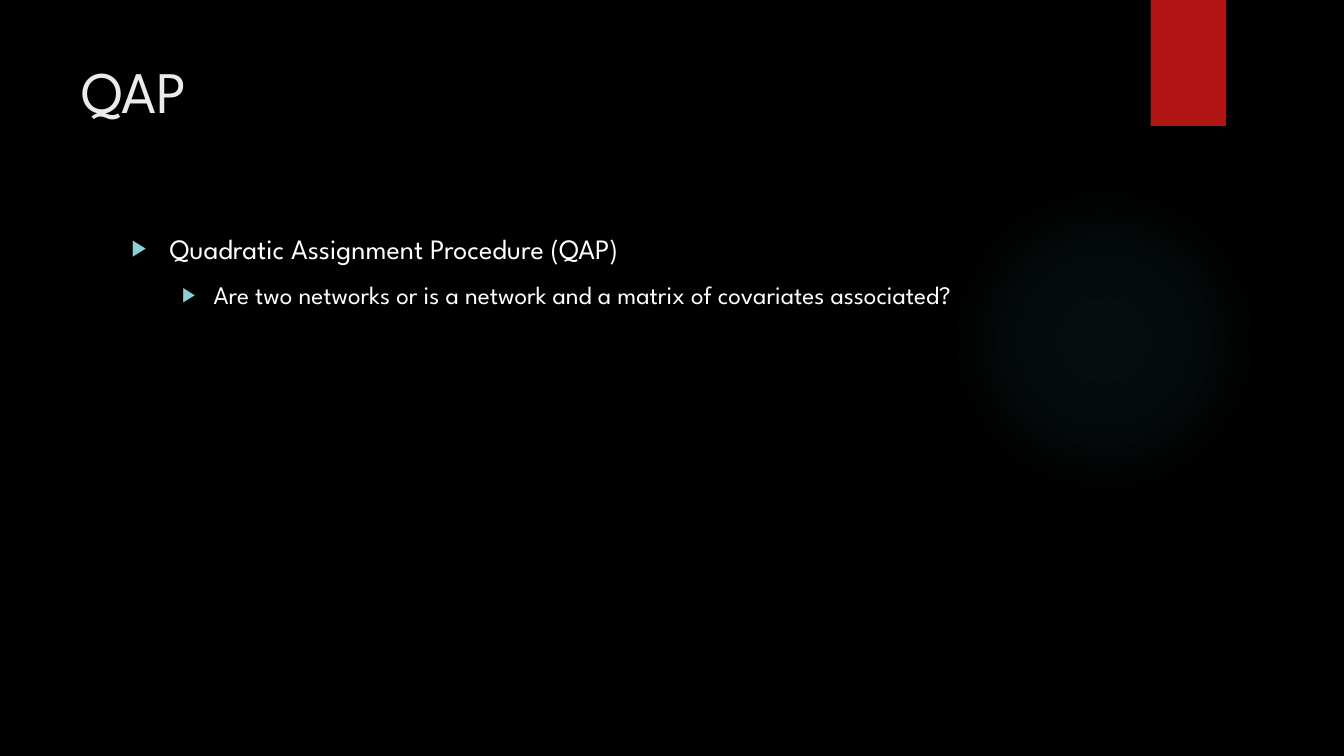
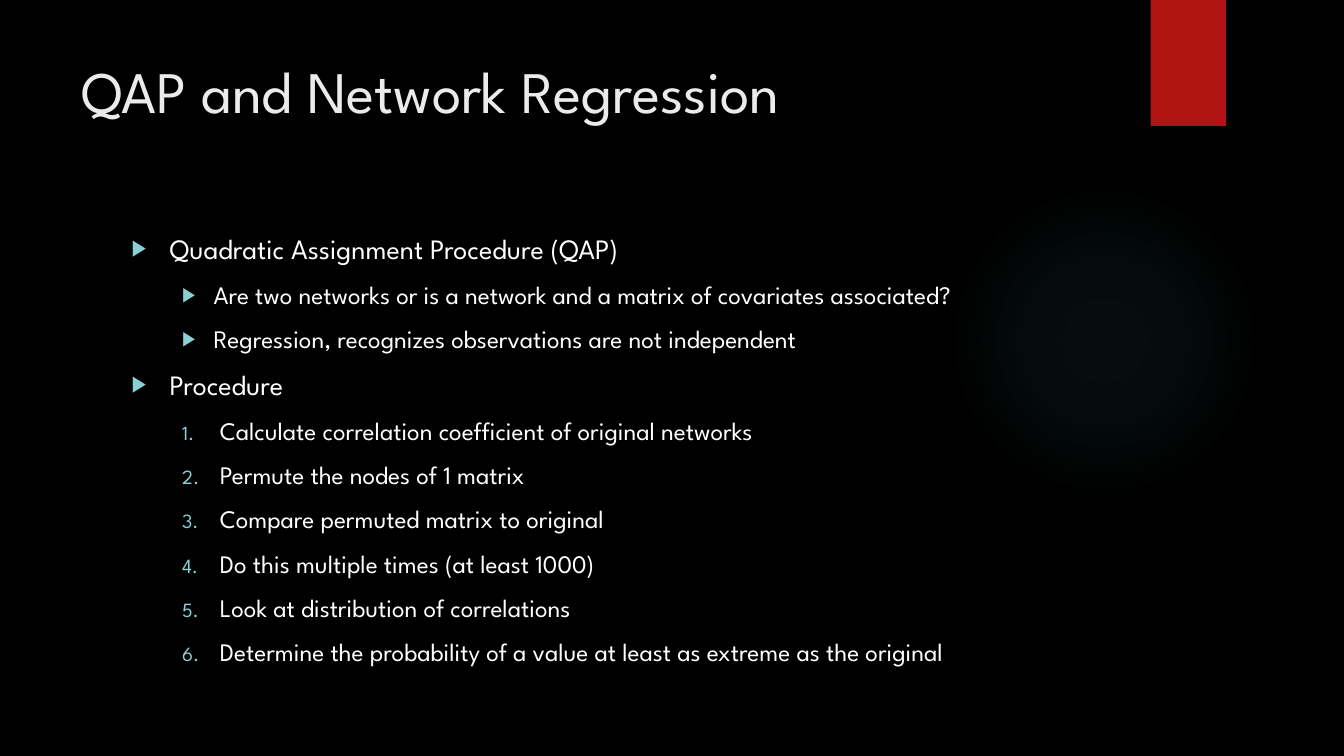
Before and after one commit to dwallc/Workshops, a slide deck: slide 8 of R/Advanced Network Analysis Using R/Advanced Network Analysis using R.pptx. Drawn at 1344x756 pixels with LibreOffice and Linux fonts; fonts in the diff are those of the drawing; background and template pictures are left out. Boxes give left, top, right and bottom in pixels: in the first picture for what was removed or moved away, otherwise in the second. Text is boxed around its words. In the diff, an @@ line names an element or a change of style, - is before the commit and + after.

Commit message:
Included steps for QAP procedure; created skeletal code with igraph conflict example

```diff
--- a/R/Advanced Network Analysis Using R/Advanced Network Analysis using R.pptx
+++ b/R/Advanced Network Analysis Using R/Advanced Network Analysis using R.pptx
@@ title at <box>81,72,779,126</box>: text changed @@
-QAP
+QAP and Network Regression
@@ text at <box>170,330,942,667</box>: paragraphs added @@
+  ▶ Regression, recognizes observations are not independent
+▶ Procedure
+  1. Calculate correlation coefficient of original networks
+  2. Permute the nodes of 1 matrix
+  3. Compare permuted matrix to original
+  4. Do this multiple times (at least 1000)
+  5. Look at distribution of correlations
+  6. Determine the probability of a value at least as extreme as the original
```
Also in this commit, not shown: 2 other slides changed, 1 slide removed, 1 other file.
